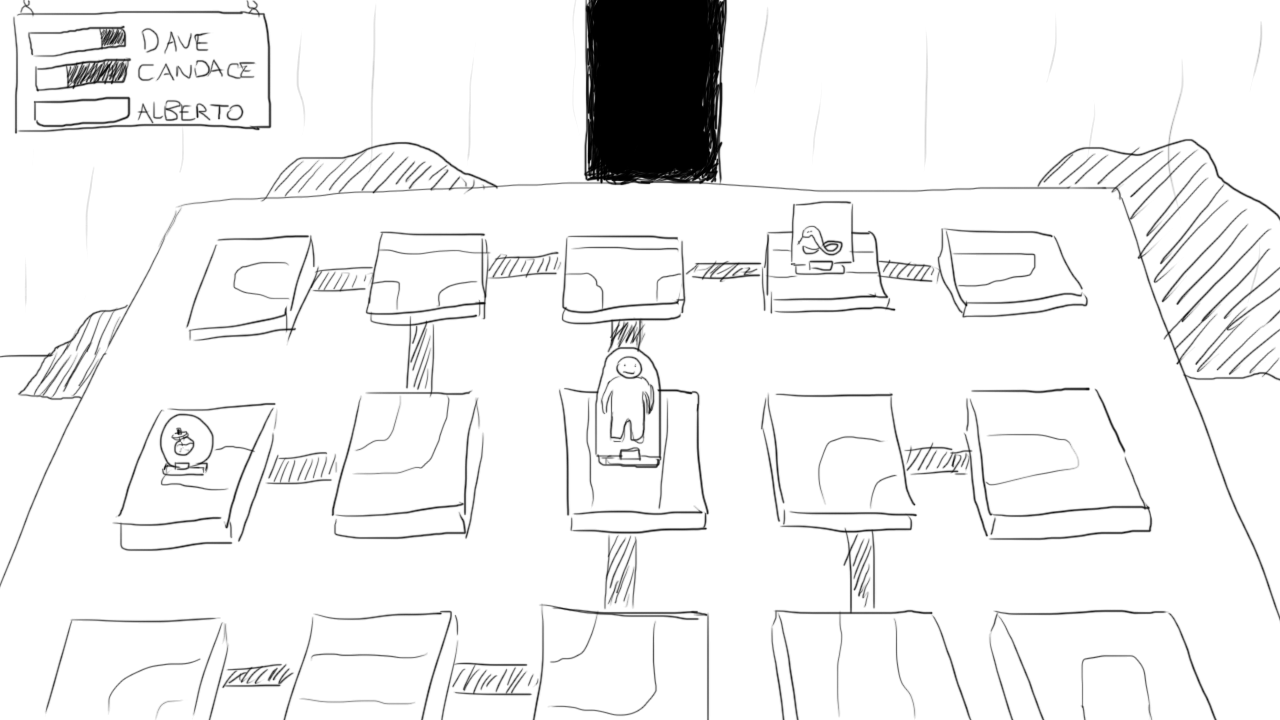
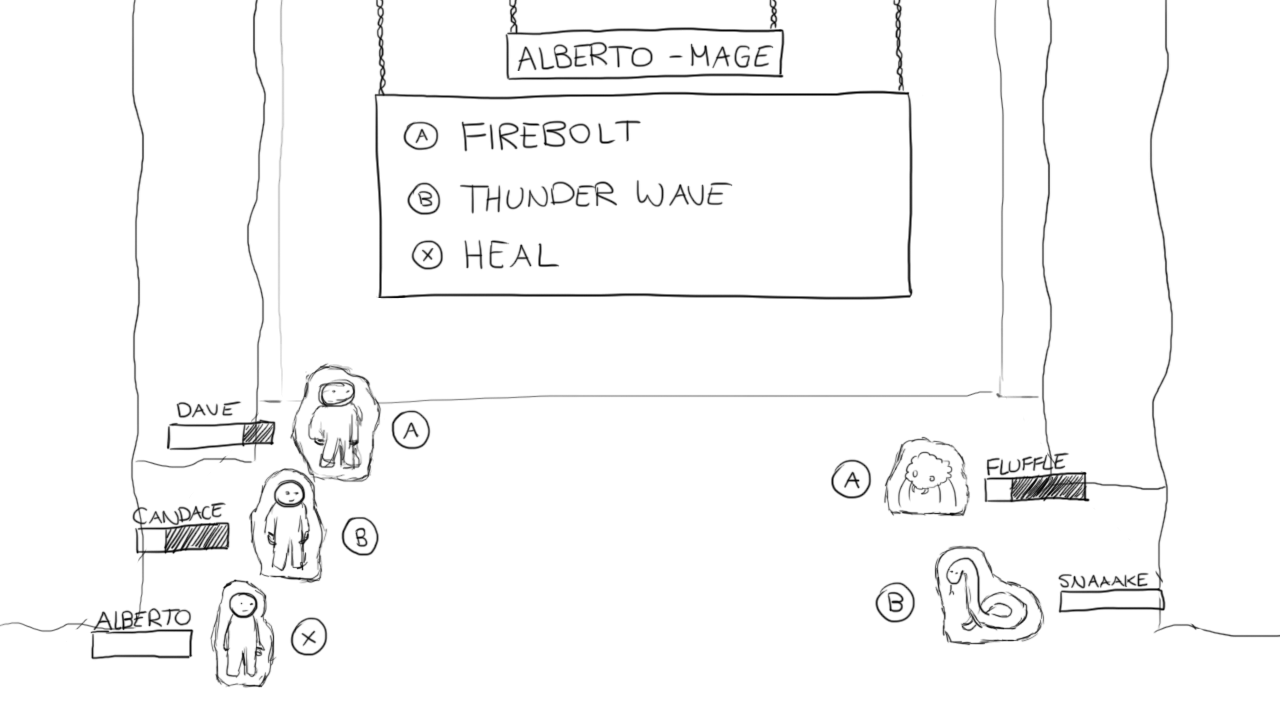
Layers edited between the first and the second 1280 x 720 image:
hid group "Arena" (6 layers) over bbox(0, 0, 1280, 720)
showed group "Battle" (4 layers) over bbox(0, 0, 1280, 689)
